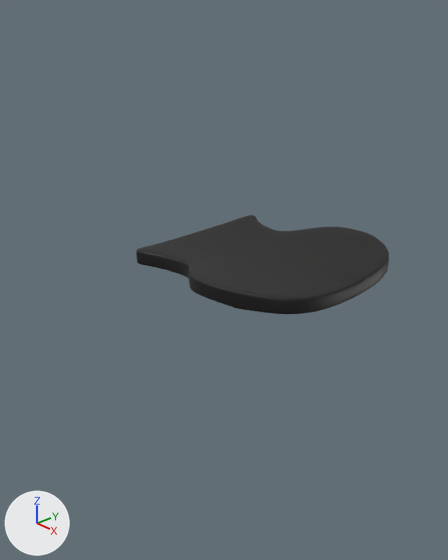
The Blender file furniture/wooden_chair.blend, before and after one commit.
Before and after are seen from a 50 mm camera at (0.763, -0.812, 0.885) aimed at (-0.062, -0.041, 0.38). Lighting does not change. The marker at lower left points along +X, +Y and +Z.
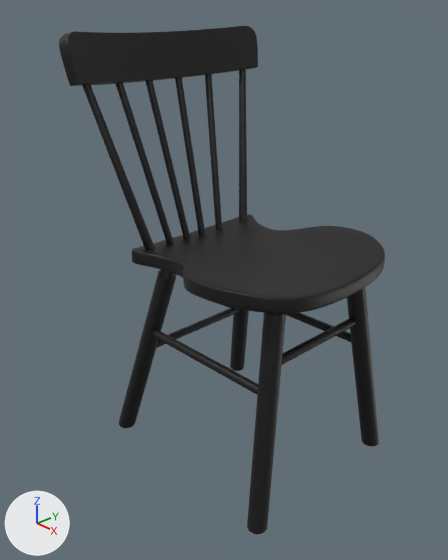
What changed in the scene script:
```text
Change me_cube_001:
    where me_cube_001.from_pydata(...)  # 598 vertices, 597 faces; spans x -0.255..0.216, y -0.204..0.204, z -0.018..0.042
    used by ob_cube; location = (0.016, 0.0, 0.42); rotation_euler = (0.0, -0.0737, 0.0), in degrees (0, -4.2, 0); scale = (0.923, 0.982, 0.923)
    me_cube_001 part 1: the whole mesh is moved by (0.02, 0.0, -0.012)
Change ob_cube:
    ob_cube.location: (0.016, 0.0, 0.42) -> (-0.012, -0.002, 0.429)
    ob_cube.scale: (0.923, 0.982, 0.923) -> (0.923, 0.998, 0.923)
Add ob_cube_003:
    ob_cube_003 = bpy.data.objects.new('Cube.003', me_cube_003)  # 216 vertices, 207 faces; spans x -0.019..0.046, y -0.248..0.008, z -0.044..0.044; in mat_chairblack (black #120f0e); modifiers SUBSURF, MIRROR
    ob_cube_003.location = (-0.286, -0.005, 0.787)
    ob_cube_003.rotation_euler = (0.0, -0.232, 0.0)  # degrees (0, -13, 0)
    ob_cube_003.scale = (1.0, 0.953, 1.0)
Add ob_cylinder_009:
    ob_cylinder_009 = bpy.data.objects.new('Cylinder.009', me_cylinder_010)  # 32 vertices, 18 faces; spans x -1.0..1.02, y -1.0..1.06, z -1.0..1.22; in mat_chairblack (black #120f0e); modifiers MIRROR
    ob_cylinder_009.location = (-0.236, 0.026, 0.571)
    ob_cylinder_009.rotation_euler = (-0.0506, -0.267, 0.00309)  # degrees (-2.9, -15, 0.2)
    ob_cylinder_009.scale = (0.00729, 0.00729, 0.159)
Add ob_cylinder_008:
    ob_cylinder_008 = bpy.data.objects.new('Cylinder.008', me_cylinder_010.copy())  # modifiers MIRROR
    ob_cylinder_008.location = (-0.229, 0.085, 0.565)
    ob_cylinder_008.rotation_euler = (-0.137, -0.254, 0.00239)  # degrees (-7.8, -15, 0.1)
    ob_cylinder_008.scale = (0.00729, 0.00729, 0.159)
Add ob_cylinder_006:
    ob_cylinder_006 = bpy.data.objects.new('Cylinder.006', me_cylinder_007)  # a 16-sided cut cone along z (radius 1.32 at the low end, 1.0 at the high end) spanning x -1.32..1.32, y -1.32..1.32, z -1.0..1.17; in mat_chairblack (black #120f0e); modifiers MIRROR
    ob_cylinder_006.location = (-0.214, 0.158, 0.578)
    ob_cylinder_006.rotation_euler = (-0.206, -0.237, 0.0)  # degrees (-12, -14, 0)
    ob_cylinder_006.scale = (0.00729, 0.00729, 0.159)
Add ob_cylinder_005:
    ob_cylinder_005 = bpy.data.objects.new('Cylinder.005', me_cylinder_006)  # a 16-sided cylinder along z spanning x -1.0..1.0, y -1.0..1.0, z -1.0..1.0; in mat_chairblack (black #120f0e)
    ob_cylinder_005.location = (-0.193, 0.0, 0.21)
    ob_cylinder_005.rotation_euler = (0.0, 1.571, 1.571)  # degrees (0, 90, 90)
    ob_cylinder_005.scale = (0.00868, 0.00868, 0.151)
Add ob_cylinder_004:
    ob_cylinder_004 = bpy.data.objects.new('Cylinder.004', me_cylinder_006.copy())
    ob_cylinder_004.location = (0.146, 0.0, 0.313)
    ob_cylinder_004.rotation_euler = (0.0, 1.571, 1.571)  # degrees (0, 90, 90)
    ob_cylinder_004.scale = (0.00868, 0.00868, 0.124)
Add ob_cylinder_003:
    ob_cylinder_003 = bpy.data.objects.new('Cylinder.003', me_cylinder_006.copy())  # modifiers MIRROR
    ob_cylinder_003.location = (-0.014, 0.133, 0.257)
    ob_cylinder_003.rotation_euler = (0.0, 1.548, 0.0)  # degrees (0, 89, 0)
    ob_cylinder_003.scale = (0.00868, 0.00868, 0.159)
Add ob_cylinder_002:
    ob_cylinder_002 = bpy.data.objects.new('Cylinder.002', me_cylinder_003)  # 128 vertices, 114 faces; spans x -1.0..1.0, y -1.0..1.0, z -0.98..1.08; in mat_chairblack (black #120f0e); modifiers MIRROR
    ob_cylinder_002.location = (0.159, 0.143, 0.201)
    ob_cylinder_002.rotation_euler = (0.164, -0.0879, 0.0)  # degrees (9.4, -5, 0)
    ob_cylinder_002.scale = (0.0187, 0.0187, 0.211)
Add ob_cylinder_001:
    ob_cylinder_001 = bpy.data.objects.new('Cylinder.001', me_cylinder_002)  # 128 vertices, 114 faces; spans x -1.0..1.0, y -1.0..1.0, z -0.92..1.08; in mat_chairblack (black #120f0e); modifiers MIRROR
    ob_cylinder_001.location = (-0.199, 0.143, 0.183)
    ob_cylinder_001.rotation_euler = (0.164, 0.232, 0.0)  # degrees (9.4, 13, 0)
    ob_cylinder_001.scale = (0.0187, 0.0187, 0.211)
```

Boxes (x1, y1, x2, y2) around the edits, measured in the pictures (448 x 560 px):
'Cube', moved, rescaled
    before: (136, 215, 389, 314)
    after: (132, 214, 385, 314)
'Cube.003', added (black)
    after: (59, 26, 258, 86)
'Cylinder.002', added (black)
    after: (247, 288, 379, 534)
'Cylinder.001', added (black)
    after: (119, 269, 249, 428)
'Cylinder.006', added (black)
    after: (82, 69, 247, 250)
'Cylinder.008', added (black)
    after: (115, 74, 222, 244)
'Cylinder.009', added (black)
    after: (145, 77, 205, 240)
'Cylinder.003', added (black)
    after: (152, 313, 351, 394)
'Cylinder.004', added (black)
    after: (282, 318, 356, 365)
'Cylinder.005', added (black)
    after: (157, 308, 239, 348)
